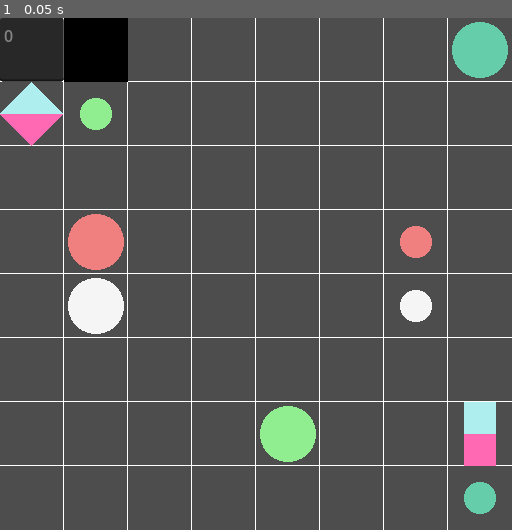
Above: before the commit, frame 1.
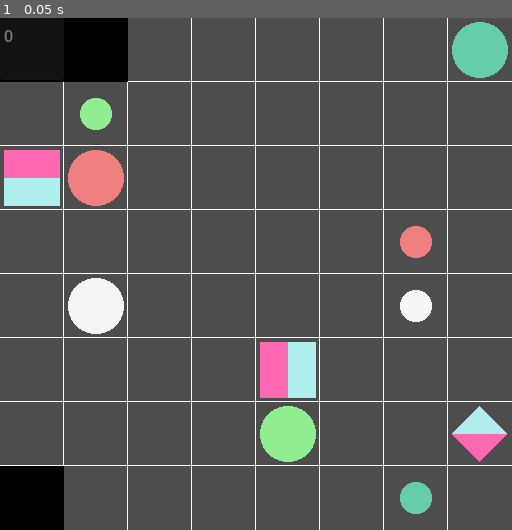
Above: after the commit, the same moment.

Repository: erraticandunplanned/Flow_Ltd
Game: Godot game, scene res://scenes/game_start.tscn
Same seed, same stepped clock (60 frames per second), same inputs: the game is played once before the commit and once after it.
Inputs:
- Up to frame 1 (0.05 s): no input

The runs differ from the first frame. In frame 1, 7.7% of the frame differs, in the area x 0-100%, y 0-100%.

Commit message:
rotated obstacles and better collision handling

Diff:
--- a/scripts/DIS_obstacle.gd
+++ b/scripts/DIS_obstacle.gd
@@ -15,15 +15,15 @@
 
 	meshdata[ArrayMesh.ARRAY_VERTEX] = PackedVector2Array(
 		[
-			Vector2(-16,0),
-			Vector2(-16,-32),
-			Vector2(16,-32),
-			Vector2(16,0),
+			Vector2(-28,0),
+			Vector2(-28,-28),
+			Vector2(28,-28),
+			Vector2(28,0),
 
-			Vector2(-16,0),
-			Vector2(16,0),
-			Vector2(16,32),
-			Vector2(-16,32)
+			Vector2(-28,0),
+			Vector2(28,0),
+			Vector2(28,28),
+			Vector2(-28,28)
 		]
 	)
 	meshdata[ArrayMesh.ARRAY_INDEX] = PackedInt32Array(
@@ -53,6 +53,11 @@
 	var world = get_parent().get_parent()
 	world.connect("clock_update", _on_clock_update)
 
+func rotation_setup(dir : Vector2):
+	facing = dir
+	var angle = dir.angle() + PI/2
+	rotate(angle)
+
 func _on_clock_update(_t):
 	## CHECK FOR VALID POSITION
 	var check_pos = global_position + ( facing * 64 )
@@ -67,6 +72,12 @@
 		var array = flow_lines.get(k)
 		for i in array:
 			if check_pos == i: is_valid = false
+
+	## CANNOT MOVE INTO FLOW GOALS
+	var goal_locations = get_parent().get_parent().goal_dict
+	for k in goal_locations.keys():
+		var location = goal_locations.get(k)
+		if check_pos == location: is_valid = false
 
 	## CANNOT MOVE INTO OTHER OBSTACLES
 	for o in get_parent().get_children():
--- a/scripts/DIV_obstacle.gd
+++ b/scripts/DIV_obstacle.gd
@@ -16,12 +16,12 @@
 
 	meshdata[ArrayMesh.ARRAY_VERTEX] = PackedVector2Array(
 		[
-			Vector2(-32,0),
-			Vector2(32,0),
-			Vector2(0,-32),
-			Vector2(-32,0),
-			Vector2(32,0),
-			Vector2(0,32)
+			Vector2(-28,0),
+			Vector2(28,0),
+			Vector2(0,-28),
+			Vector2(-28,0),
+			Vector2(28,0),
+			Vector2(0,28)
 		]
 	)
 	meshdata[ArrayMesh.ARRAY_INDEX] = PackedInt32Array(
@@ -47,6 +47,11 @@
 	var world = get_parent().get_parent()
 	world.connect("clock_update", _on_clock_update)
 
+func rotation_setup(dir : Vector2):
+	facing = dir
+	var angle = dir.angle() + PI/2
+	rotate(angle)
+
 func _on_clock_update(_t):
 	## CHECK FOR VALID POSITION
 	var check_pos = global_position + ( facing * 64 )
@@ -61,6 +66,25 @@
 		var array = flow_lines.get(k)
 		for i in array:
 			if check_pos == i: is_valid = false
+
+		## HOWEVER, DESTROYS FLOW NODES ON CONTACT
+		if check_pos == array.back():
+			flow_lines.erase(k)
+			print("flow node destroyed!")
+			var canvas = get_parent().get_parent().find_child("draw_canvas")
+			canvas.update_flow(flow_lines)
+			is_valid = true
+
+	## DESTROYS FLOW GOALS
+	var goal_locations = get_parent().get_parent().goal_dict
+	for k in goal_locations.keys():
+		var location = goal_locations.get(k)
+		if check_pos == location:
+			goal_locations.erase(k)
+			print("flow goal destroyed!")
+			var canvas = get_parent().get_parent().find_child("draw_canvas")
+			canvas.update_goals(goal_locations)
+			is_valid = true
 
 	## CANNOT MOVE INTO OTHER OBSTACLES
 	for o in get_parent().get_children():
--- a/scripts/Global.gd
+++ b/scripts/Global.gd
@@ -72,20 +72,20 @@
 	2: {
 		flow_dictionary: {
 			Color.WHITE_SMOKE: [Vector2(96,288)],
-			Color.LIGHT_CORAL: [Vector2(96,224)],
+			Color.LIGHT_CORAL: [Vector2(96,160)],
 			Color.MEDIUM_AQUAMARINE: [Vector2(480,32)],
 			Color.LIGHT_GREEN: [Vector2(288,416)]
 		},
 		goal_dictionary: {
 			Color.WHITE_SMOKE: Vector2(416,288),
 			Color.LIGHT_CORAL: Vector2(416,224),
-			Color.MEDIUM_AQUAMARINE: Vector2(480,480),
+			Color.MEDIUM_AQUAMARINE: Vector2(416,480),
 			Color.LIGHT_GREEN: Vector2(96,96)
 		},
 		obstacle_dictionary: {
-			ob_grid: [Vector2(96,32)],
-			ob_DIS: [Vector2(480,416)],
-			ob_DIV: [Vector2(32,96)],
+			ob_grid: [Vector2(32,32),Vector2(96,32),Vector2(32,480)],
+			ob_DIS: [[Vector2(32,160),Vector2.DOWN],[Vector2(288,352),Vector2.RIGHT]],
+			ob_DIV: [[Vector2(480,416),Vector2.UP]],
 			ob_DEV: []
 		}
 	}
--- a/scripts/base_level.gd
+++ b/scripts/base_level.gd
@@ -34,13 +34,15 @@
 	for i in obstacle_dict.get(1):
 		var new_DIS = DIS.instantiate()
 		obstaclecontainer.add_child(new_DIS)
-		new_DIS.global_position = i
+		new_DIS.global_position = i[0]
+		new_DIS.rotation_setup(i[1])
 		new_DIS.name = "DIS"
 	for i in obstacle_dict.get(2):
 		var new_DIV = DIV.instantiate()
 		obstaclecontainer.add_child(new_DIV)
+		new_DIV.global_position = i[0]
+		new_DIV.rotation_setup(i[1])
 		new_DIV.name = "DIV"
-		new_DIV.global_position = i
 	for i in obstacle_dict.get(3):
 		var new_DEV = DEV.instantiate()
 		obstaclecontainer.add_child(new_DEV)
--- a/scripts/draw_canvas.gd
+++ b/scripts/draw_canvas.gd
@@ -24,6 +24,7 @@
 
 func update_goals(g):
 	@warning_ignore("unused_variable")
+	goals.clear()
 	var goal_dict : Dictionary = g
 	for key_color in g.keys():
 		var location = g.get(key_color)
